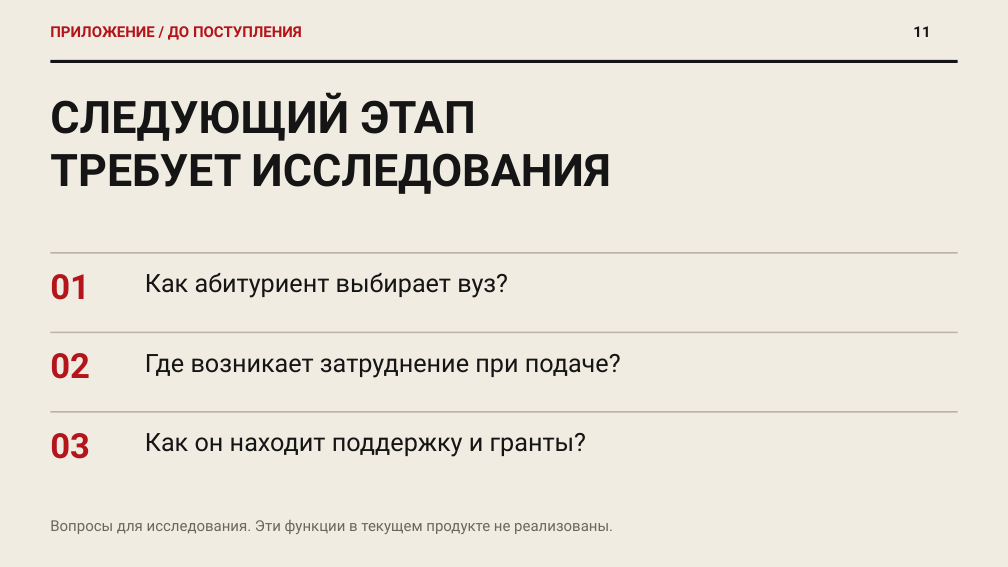
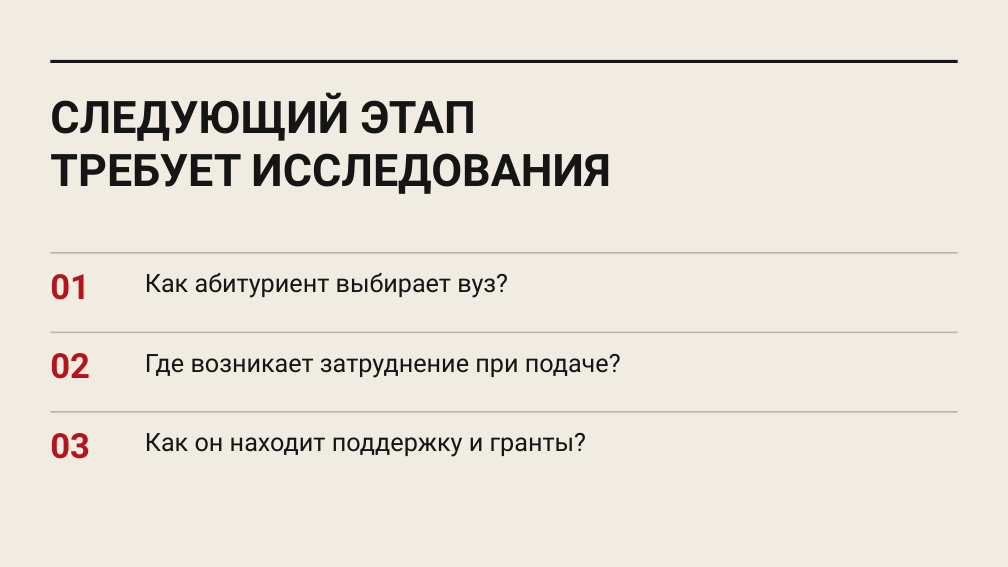
Before and after one commit to Ivana-banana/MAX, a slide deck: slide 12 of docs/presentation/draft-2026-10-24/first-90-days-product-style.pptx. Drawn at 1008x567 pixels with LibreOffice and Linux fonts; fonts in the diff are those of the drawing. Boxes give left, top, right and bottom in pixels: in the first picture for what was removed or moved away, otherwise in the second. Text is boxed around its words. In the diff, an @@ line names an element or a change of style, - is before the commit and + after.

```diff
--- a/docs/presentation/draft-2026-10-24/first-90-days-product-style.pptx
+++ b/docs/presentation/draft-2026-10-24/first-90-days-product-style.pptx
@@ text removed at box(50, 26, 302, 40) @@
-ПРИЛОЖЕНИЕ / ДО ПОСТУПЛЕНИЯ
@@ text removed at box(913, 26, 930, 37) @@
-11
@@ text removed at box(50, 520, 613, 534) @@
-Вопросы для исследования. Эти функции в текущем продукте не реализованы.
```
Also in this commit, not shown: 13 other slides changed, 4 other files.
